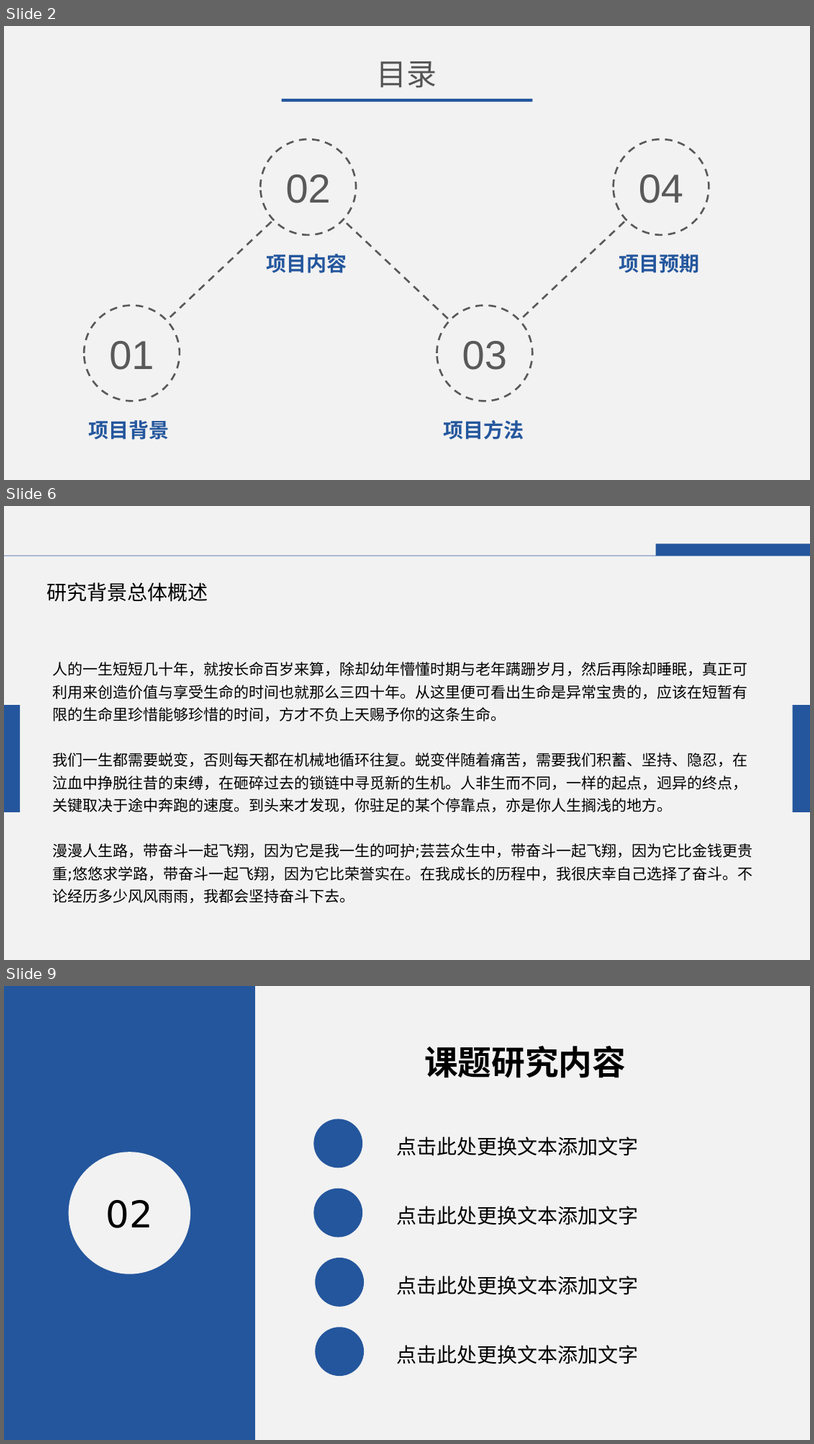
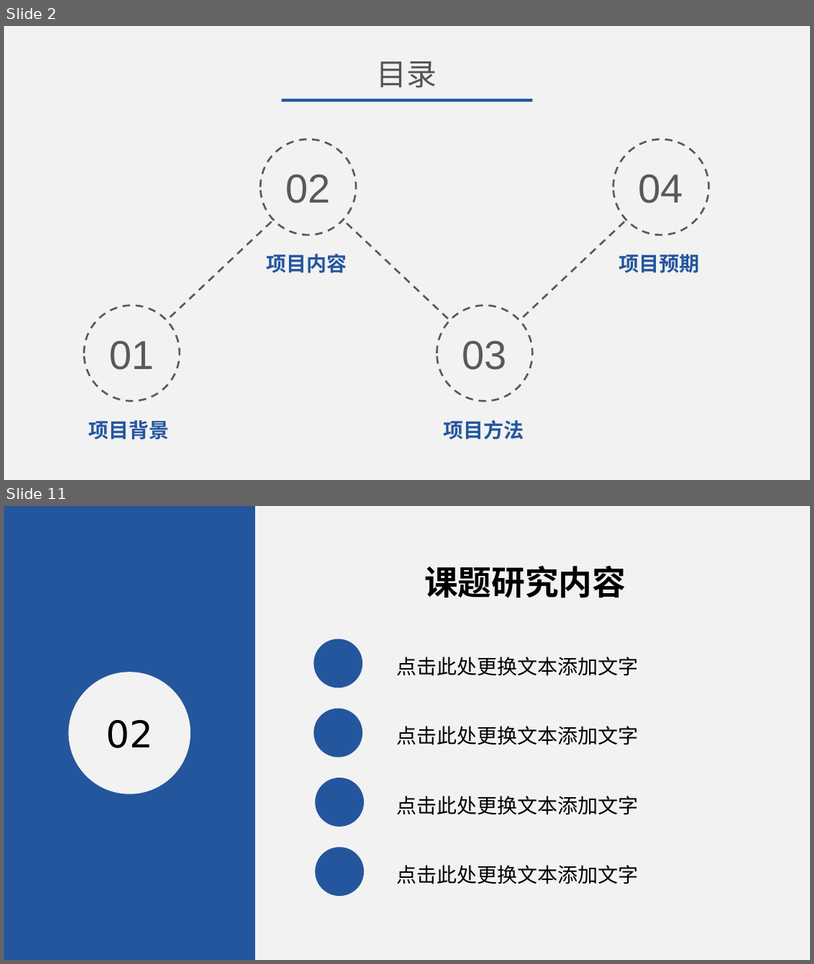
Before and after one commit to 25th-engineer/DaChuangFiles, a slide deck: 大创申报答辩.pptx. Shown one above the other, each under a label of ours: slides 2, 6 and 9 before the commit, slides 2 and 11 after it; the slides between them are not shown. The pictures are 814x1444 and 814x964 pixels, drawn with LibreOffice and Linux fonts; fonts in the diff are those of the drawing. Boxes give left, top, right and bottom in pixels: in the first picture for what was removed or moved away, otherwise in the second. Text is boxed around its words. In the diff, an @@ line names an element or a change of style, - is before the commit and + after.

```diff
--- a/大创申报答辩.pptx
+++ b/大创申报答辩.pptx
@@ slide 6 removed at bbox=[4, 506, 810, 960], background #F2F2F2 @@
@@ rectangle removed at bbox=[656, 543, 810, 556] @@
@@ line removed from (4, 556) to (810, 556) @@
@@ text removed at bbox=[46, 582, 208, 602] @@
-研究背景总体概述
@@ text removed at bbox=[52, 662, 753, 903] @@
-人的一生短短几十年，就按长命百岁来算，除却幼年懵懂时期与老年蹒跚岁月，然后再除却睡眠，真正可利用来创造价值与享受生命的时间也就那么三四十年。从这里便可看出生命是异常宝贵的，应该在短暂有限的生命里珍惜能够珍惜的时间，方才不负上天赐予你的这条生命。
-我们一生都需要蜕变，否则每天都在机械地循环往复。蜕变伴随着痛苦，需要我们积蓄、坚持、隐忍，在泣血中挣脱往昔的束缚，在砸碎过去的锁链中寻觅新的生机。人非生而不同，一样的起点，迥异的终点，关键取决于途中奔跑的速度。到头来才发现，你驻足的某个停靠点，亦是你人生搁浅的地方。
-漫漫人生路，带奋斗一起飞翔，因为它是我一生的呵护;芸芸众生中，带奋斗一起飞翔，因为它比金钱更贵重;悠悠求学路，带奋斗一起飞翔，因为它比荣誉实在。在我成长的历程中，我很庆幸自己选择了奋斗。不论经历多少风风雨雨，我都会坚持奋斗下去。
@@ rectangle removed at bbox=[4, 705, 20, 812] @@
@@ rectangle removed at bbox=[793, 705, 810, 812] @@
@@ what was slide 9 is now slide 11 @@
```
Also in this commit, not shown: 2 slides changed, 6 slides added, 4 other slides removed.
